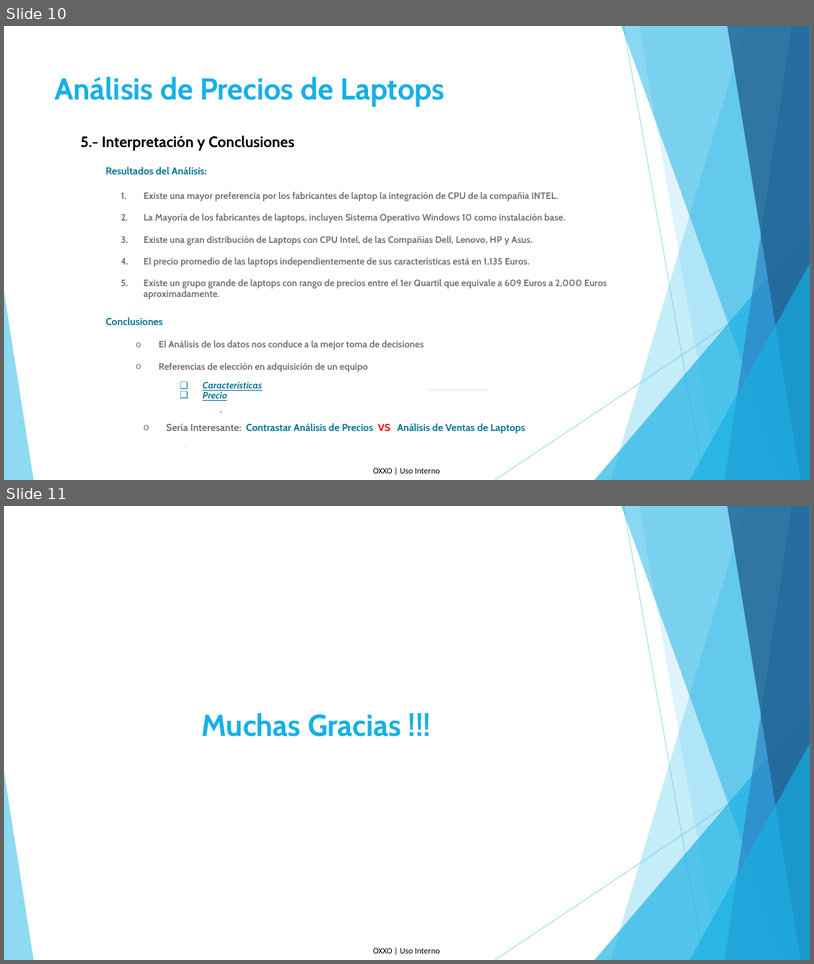
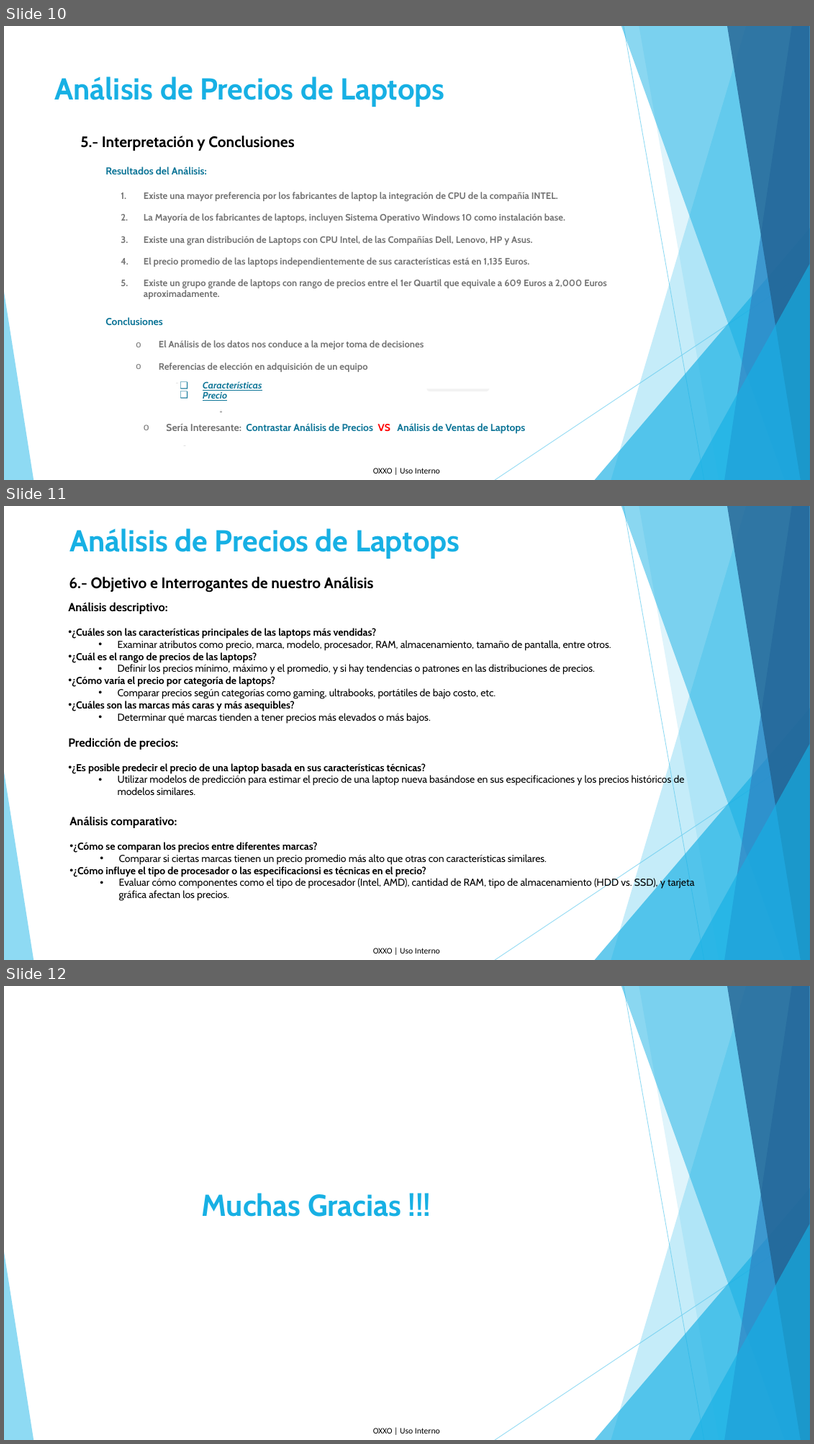
Before and after one commit to pinefox8383/Proyecto_Final_Diplomado, a slide deck: Presentación.pptx. Shown one above the other, each under a label of ours: slides 10 and 11 before the commit, slides 10, 11 and 12 after it. The pictures are 814x964 and 814x1444 pixels, drawn with LibreOffice and Linux fonts; fonts in the diff are those of the drawing. Boxes give left, top, right and bottom in pixels: in the first picture for what was removed or moved away, otherwise in the second. Text is boxed around its words. In the diff, an @@ line names an element or a change of style, - is before the commit and + after.

```diff
--- a/Presentación.pptx
+++ b/Presentación.pptx
@@ slide 11 added at bbox=[4, 506, 810, 960], background #FFFFFF; not listed: 11 template elements that a slide beside it also shows @@
@@ title added at bbox=[70, 528, 460, 559], 36 pt, text #17B0E4, bold @@
+Análisis de Precios de Laptops
@@ text added at bbox=[69, 577, 374, 592], 18 pt, text #000000, bold @@
+6.- Objetivo e Interrogantes de nuestro Análisis
@@ text added at bbox=[68, 602, 685, 795], 12 pt, text #000000 @@
+Análisis descriptivo:
+• ¿Cuáles son las características principales de las laptops más vendidas?
+  • Examinar atributos como precio, marca, modelo, procesador, RAM, almacenamiento, tamaño de pantalla, entre otros.
+• ¿Cuál es el rango de precios de las laptops?
+  • Definir los precios mínimo, máximo y el promedio, y si hay tendencias o patrones en las distribuciones de precios.
+• ¿Cómo varía el precio por categoría de laptops?
+  • Comparar precios según categorías como gaming, ultrabooks, portátiles de bajo costo, etc.
+• ¿Cuáles son las marcas más caras y más asequibles?
+  • Determinar qué marcas tienden a tener precios más elevados o más bajos.
+Predicción de precios:
+• ¿Es posible predecir el precio de una laptop basada en sus características técnicas?
+  • Utilizar modelos de predicción para estimar el precio de una laptop nueva basándose en sus especificaciones y los precios históricos de modelos similares.
@@ text added at bbox=[70, 816, 694, 901], 12 pt, text #000000 @@
+Análisis comparativo:
+• ¿Cómo se comparan los precios entre diferentes marcas?
+  • Comparar si ciertas marcas tienen un precio promedio más alto que otras con características similares.
+• ¿Cómo influye el tipo de procesador o las especificacionsi es técnicas en el precio?
+  • Evaluar cómo componentes como el tipo de procesador (Intel, AMD), cantidad de RAM, tipo de almacenamiento (HDD vs. SSD), y tarjeta gráfica afectan los precios.
@@ what was slide 11 is now slide 12 @@
```
